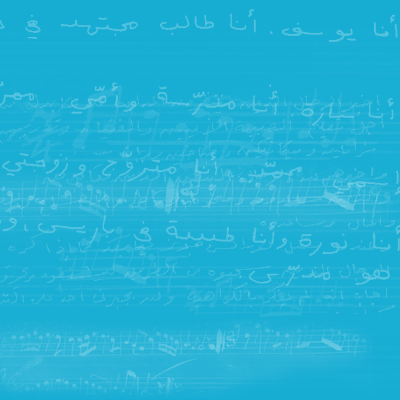
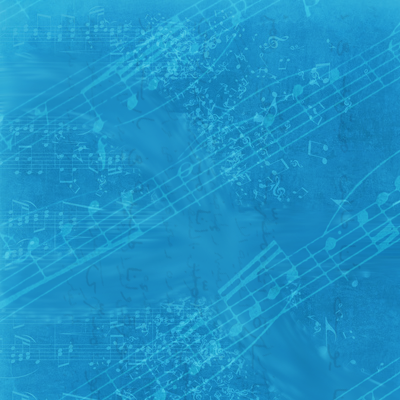
Layers edited between the first and the second 400 × 400 image:
added layer "Layer 6" (overlay, 29%) above "Layer 2" over bbox(0, 0, 400, 400)
"Layer 2": opacity 25% → 7%, blend normal → multiply, moved it above "Layer 5", painted on it over bbox(0, 8, 400, 400)
added layer "Layer 5" (24%) above "Layer 4" over bbox(0, 0, 400, 400)
hid "Layer 4", opacity 10% → 11% over bbox(0, 29, 400, 400)
hid "Layer 1" over bbox(0, 67, 400, 399)
